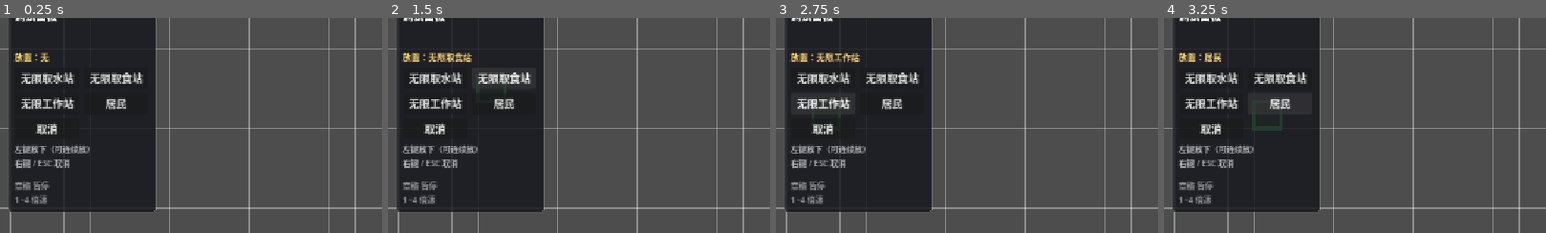
Above: before the commit, frames 1-4 (left to right).
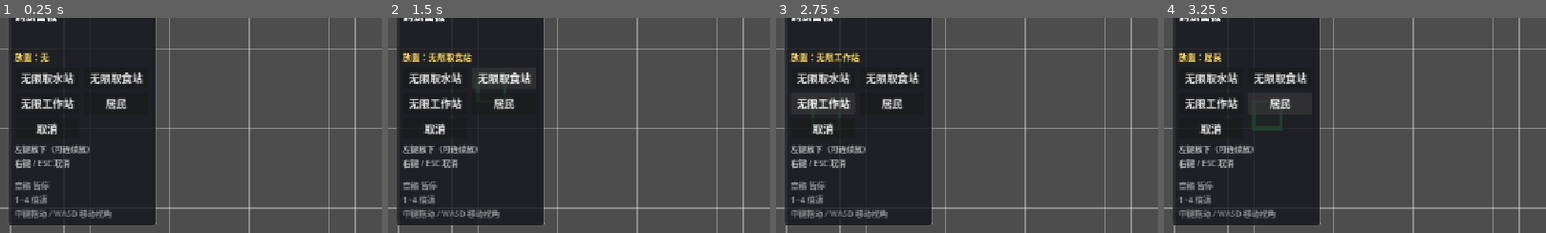
Above: after the commit, the same moments.

Repository: Boring-Coils/new-world
Game: Godot game, scene res://Scenes/Colony.tscn
Same seed, same stepped clock (60 frames per second), same inputs: the game is played once before the commit and once after it.
Inputs:
- Up to frame 1 (0.25 s): no input
- Up to frame 2 (1.5 s): click "无限取水站" at 0.5 s; click "无限取食站" at 1.25 s
- Up to frame 3 (2.75 s): click "无限工作站" at 2 s
- Up to frame 4 (3.25 s): click "居民" at 2.75 s
The pictures show only the part of the screen within x 0-50%, y 6-56%; the shares and areas given below are measured in that part.

The runs differ from the first frame. In frame 1, 2.3% of the frame differs, in the area x 2-41%, y 88-97%; in frame 2, 2.3%; in frame 3, 2.3%; in frame 4, 2.3%.

Commit message:
feat: 新增相机支架节点并支持中键拖动移动视角
将相机相关逻辑从 World 类中拆分到独立的 CameraRig 节点，解决多节点 _process 方法冲突导致的视角控制失效问题。同时在调试 UI 中新增中键拖动移动视角的操作说明。

Diff:
--- a/Scripts/Debug/DebugUI.gd
+++ b/Scripts/Debug/DebugUI.gd
@@ -83,7 +83,7 @@
 	vbox.add_child(HSeparator.new())
 
 	var help := Label.new()
-	help.text = "空格 暂停\n1~4 倍速"
+	help.text = "空格 暂停\n1~4 倍速\n中键拖动 / WASD 移动视角"
 	help.add_theme_font_size_override("font_size", 12)
 	help.add_theme_color_override("font_color", Color(1.0, 1.0, 1.0, 0.5))
 	vbox.add_child(help)
--- /dev/null
+++ b/Scripts/World/CameraRig.gd
@@ -0,0 +1,70 @@
+extends Node2D
+class_name CameraRig
+
+## 相机支架：创建 [Camera2D]，并负责平移。[br]
+## 独立成一个节点，而不是把逻辑塞进 [World] 的 [_process]——因为子类（比如 TestScene）[br]
+## 一旦自己写了 [_process]，父类的 [_process] 就不会再被调用，键盘平移会莫名其妙失灵。[br]
+## 本节点是 [World] 的子节点，有自己的 [_process]，不跟任何人抢。[br]
+## 操作：[br]
+## - 中键按住拖动：鼠标往哪拖，画面就往哪走[br]
+## - [code]WASD[/code] / 方向键：持续平移（触控板没有中键时用这个）[br]
+## 平移速度按「屏幕像素/秒」算，再除以缩放，所以放大以后拖起来手感不变。
+
+## 相机初始对着哪里（格坐标）
+const START_CELL := Vector2(471.0, 496.0)
+
+## 初始缩放倍数（1 格 = [constant WorldGrid.CELL_SIZE] 像素，放大 4 倍才看得清小人）
+const START_ZOOM := Vector2(4.0, 4.0)
+
+## 方向键平移速度（屏幕像素 / 秒）
+const KEY_PAN_SPEED: float = 900.0
+
+## 相机本体
+var _camera: Camera2D
+
+## 中键是不是正按着
+var _dragging: bool = false
+
+
+func _ready() -> void:
+	_camera = Camera2D.new()
+	_camera.name = "Camera"
+	_camera.position = START_CELL * WorldGrid.CELL_SIZE
+	_camera.zoom = START_ZOOM
+	add_child(_camera)
+	_camera.make_current()
+
+
+func _process(delta: float) -> void:
+	# 拖到一半在中键之外松开、或者窗口失焦，别让相机一直粘着鼠标
+	if _dragging and not Input.is_mouse_button_pressed(MOUSE_BUTTON_MIDDLE):
+		_dragging = false
+
+	var direction := Vector2.ZERO
+	if Input.is_key_pressed(KEY_A) or Input.is_key_pressed(KEY_LEFT):
+		direction.x -= 1.0
+	if Input.is_key_pressed(KEY_D) or Input.is_key_pressed(KEY_RIGHT):
+		direction.x += 1.0
+	if Input.is_key_pressed(KEY_W) or Input.is_key_pressed(KEY_UP):
+		direction.y -= 1.0
+	if Input.is_key_pressed(KEY_S) or Input.is_key_pressed(KEY_DOWN):
+		direction.y += 1.0
+
+	if direction != Vector2.ZERO:
+		# 除以 zoom：屏幕上的 900 像素，在放大 4 倍时只对应世界的 225 像素
+		_camera.position += direction.normalized() * KEY_PAN_SPEED * delta / _camera.zoom.x
+
+
+func _unhandled_input(event: InputEvent) -> void:
+	if event is InputEventMouseButton and event.button_index == MOUSE_BUTTON_MIDDLE:
+		_dragging = event.pressed
+		return
+
+	if event is InputEventMouseMotion and _dragging:
+		# 屏幕位移 ÷ 缩放 = 世界位移；减号表示「画面跟着鼠标走」
+		_camera.position -= event.relative / _camera.zoom
+
+
+## 当前相机，给需要知道视野范围的代码用
+func get_camera() -> Camera2D:
+	return _camera
--- a/Scripts/World/World.gd
+++ b/Scripts/World/World.gd
@@ -6,11 +6,7 @@
 ## [b]不要往本类塞任何游戏规则[/b]——建筑、居民、资源一律属于 Colony / TestScene 那一层，[br]
 ## 否则空场景也会莫名其妙地摆出东西来。
 
-## 相机对着哪里（格坐标）
-const CAMERA_CELL := Vector2(471.0, 496.0)
-
-## 相机缩放倍数（1 格 = [constant WorldGrid.CELL_SIZE] 像素，放大 4 倍才看得清小人）
-const CAMERA_ZOOM := Vector2(4.0, 4.0)
+## 相机对着哪里、缩放多少，见 [CameraRig]
 
 
 func _ready() -> void:
@@ -27,12 +23,10 @@
 
 
 func _setup_camera() -> void:
-	var camera := Camera2D.new()
-	camera.name = "Camera"
-	camera.position = CAMERA_CELL * WorldGrid.CELL_SIZE
-	camera.zoom = CAMERA_ZOOM
-	add_child(camera)
-	camera.make_current()
+	# 相机和它的平移逻辑都在 CameraRig 里，本类只负责把它挂上来
+	var rig := CameraRig.new()
+	rig.name = "CameraRig"
+	add_child(rig)
 
 
 func _setup_grid() -> void:
Not shown, added: Scripts/World/CameraRig.gd.uid
